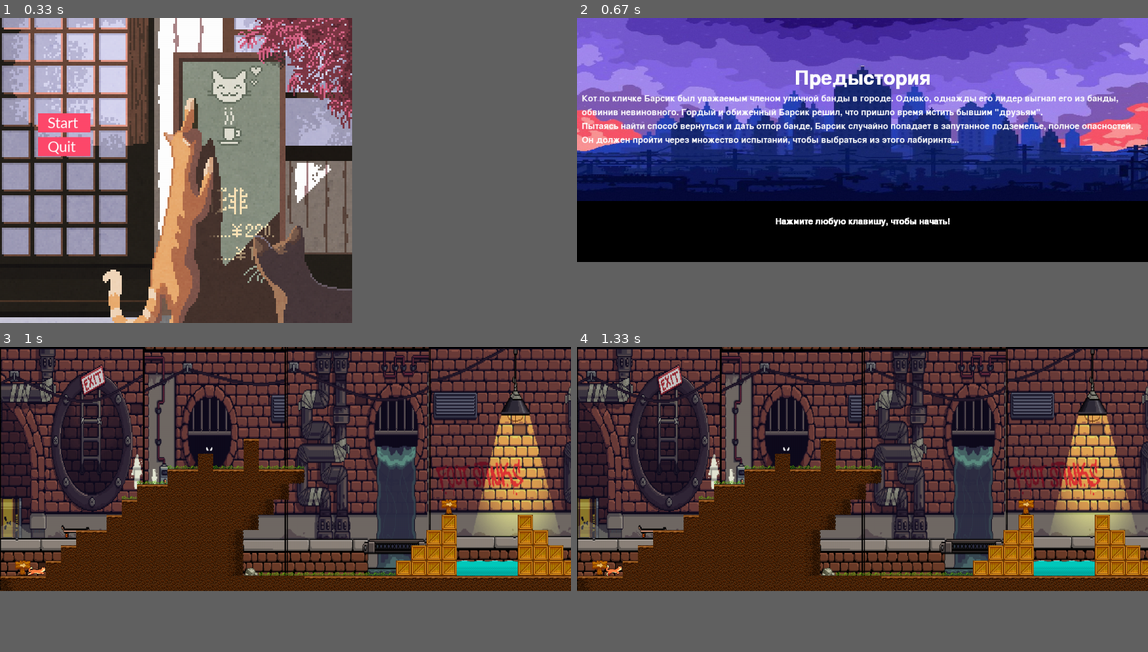
Above: before the commit, frames 1-4 (two rows, left to right).
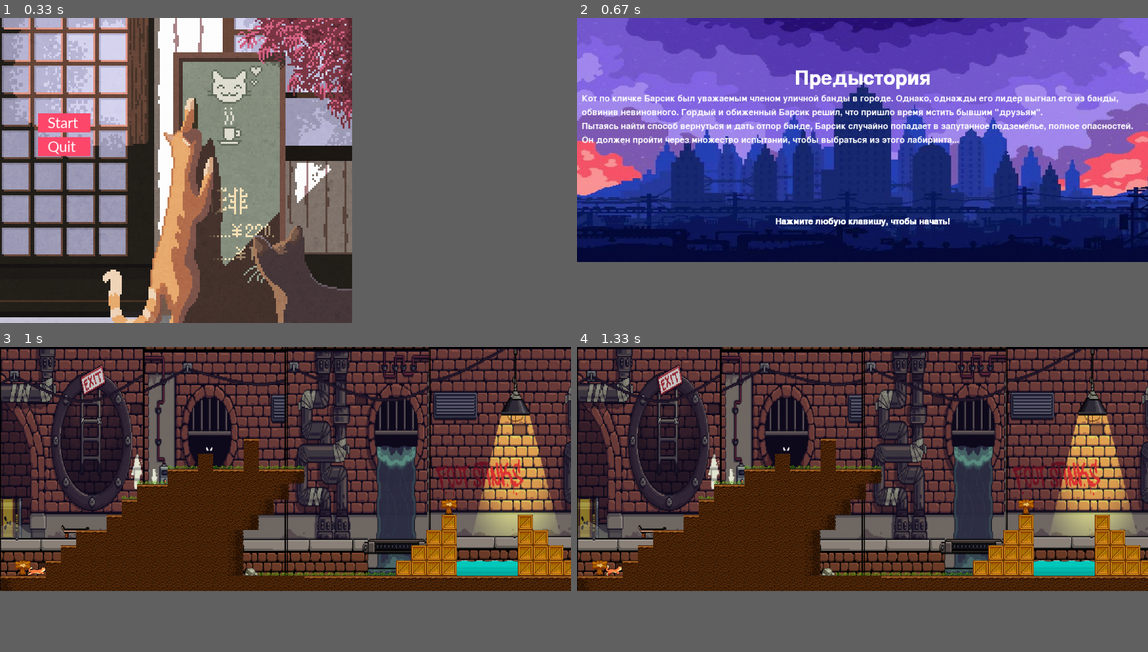
Above: after the commit, the same moments.

Repository: dondaon/pygame2
Game: pygame game, started from menu.py
Same seed, same stepped clock (60 frames per second), same inputs: the game is played once before the commit and once after it.
Inputs (mouse positions are in pixels of both pictures, inside the frame that each line leads up to):
- Up to frame 1 (0.33 s): no input
- Up to frame 2 (0.67 s): click "Start" at 0.38 s
- Up to frame 3 (1 s): hold Right from 0.67 s (still down); move the mouse to (262, 481) at 0.7 s
- Up to frame 4 (1.33 s): release Right at 1.13 s; hold Right from 1.17 s (still down)

Frame 1 is identical in both runs. In frame 2, 51% of the frame differs, in the area x 0-100%, y 0-80%; in frame 3, nothing differs; in frame 4, nothing differs.

Commit message:
+enemies(crysa)

Diff:
--- a/intro.py
+++ b/intro.py
@@ -8,7 +8,7 @@
     clock = pygame.time.Clock()
     fps = 60
 
-    fon = pygame.transform.scale(pygame.image.load('intro.jpg'), (1200, 384))
+    fon = pygame.transform.scale(pygame.image.load('design/intro.jpg'), (1200, 512))
     screen.blit(fon, (0, 0))
     text = ['Кот по кличке Барсик был уважаемым членом уличной банды в городе. Однако, однажды его лидер выгнал его из банды,',
             'обвинив невиновного. Гордый и обиженный Барсик решил, что пришло время мстить бывшим "друзьям".',
--- a/level.py
+++ b/level.py
@@ -59,8 +59,8 @@
                             sprite_group.add(sprite)
 
                     elif t == 'en':
-                        if val == '50':
-                            sprite = Enemy(tile_size, x, y)
+                        if val == '50' or val == '51' or val == '52':
+                            sprite = Enemy(tile_size, x, y, val)
                             sprite_group.add(sprite)
 
                     elif t == 'non':
@@ -90,7 +90,7 @@
                     sprite = Player((x, y))
                     self.player.add(sprite)
                 if val == '90':
-                    hat_surface = pygame.image.load('hat.png').convert_alpha()
+                    hat_surface = pygame.image.load('design/hat.png').convert_alpha()
                     sprite = StaticTile(tile_size, x, y, hat_surface)
                     self.goal.add(sprite)
 
--- a/level1_data.csv
+++ b/level1_data.csv
@@ -12,5 +12,5 @@
 -1,-1,-1,-1,-1,-1,-1,0,4,4,4,4,4,4,4,4,5,-1,-1,-1,-1,-1,-1,-1,-1,-1,-1,-1,-1,12,-1,-1,-1,-1,12,-1,-1,-1,-1,-1,-1,-1,-1, …(307 unchanged characters)…
 -1,-1,-1,-1,-1,0,0,4,4,4,4,4,4,4,4,5,-1,-1,-1,-1,-1,-1,-1,-1,-1,-1,-1,-1,12,12,-1,-1,-1,-1,12,12,-1,-1,-1,-1,-1,-1,-1,- …(308 unchanged characters)…
 -1,-1,-1,-1,0,4,4,4,4,4,4,4,4,4,4,5,-1,-1,-1,-1,-1,-1,-1,-1,-1,-1,-1,12,12,12,-1,-1,-1,-1,12,12,12,-1,-1,-1,-1,-1,-1,-1 …(318 unchanged characters)…
-40,20,-1,0,4,4,4,4,4,4,4,4,4,4,4,5,13,14,14,14,14,14,14,14,1 …(138 unchanged characters)… ,-1,-1,20,-1,-1,-1,-1,-1,-1,-1,-1,-1,-1,60,-1,-1,-1,-1,-1,-1,-1,-1,-1,-1,-1,-1,-1,-1,60,-1,-1,-1,-1,-1,-1,-1,-1,-1,-1,-1,-1,-1,-1,-1,-1,-1,-1,-1, …(89 unchanged characters)…
+40,20,-1,0,4,4,4,4,4,4,4,4,4,4,4,5,13,14,14,14,14,14,14,14,1 …(138 unchanged characters)… ,-1,-1,20,-1,-1,-1,-1,-1,-1,-1,-1,-1,-1,-1,-1,-1,-1,-1,-1,-1,-1,-1,-1,-1,60,-1,-1,-1,52,-1,-1,-1,-1,-1,60,-1,-1,-1,-1,-1,-1,-1,-1,-1,-1,-1,-1,-1, …(89 unchanged characters)…
 1,0,0,4,4,4,4,4,4,4,4,4,4,4,4,4,4,4,4,4,0,0,0,0,0,0,0,0,0,0,0,0,0,0,0,0,0,0,0,0,0,0,0,0,0,0,0,0,0,0,0,10,10,10,10,0,0,0 …(187 unchanged characters)…
--- a/main.py
+++ b/main.py
@@ -22,7 +22,7 @@
         self.level.run()
 
 
-levels = {0: 'image.png', 1: 'природаа.jpg'}
+levels = {0: 'design/image.png', 1: 'design/природаа.jpg'}
 
 
 def main(a):
--- a/menu.py
+++ b/menu.py
@@ -5,7 +5,7 @@
 res = (740, 640)
 screen = pygame.display.set_mode(res)
 
-fn = pygame.image.load("cat/menu_fon.png")
+fn = pygame.image.load("design/menu_fon.png")
 screen.blit(fn, (0, 0))
 color = (255, 255, 255)
 color_light = (237, 140, 156)  # светлая тема для кнопки
--- a/monsters.py
+++ b/monsters.py
@@ -38,8 +38,8 @@
 
 
 class Enemy(AnimatedTile):
-    def __init__(self, size, x, y):
-        super().__init__(size, x, y, 'enemy/run')
+    def __init__(self, size, x, y, o):
+        super().__init__(size, x, y, f'enemy/{o}')
         self.rect.y += size - self.image.get_size()[1]
         self.speed = randint(3, 5)
 
Renamed: hat.png -> design/hat.png
Renamed: image.png -> design/image.png
Renamed: intro.jpg -> design/intro.jpg
Renamed: cat/menu_fon.png -> design/menu_fon.png
Renamed: output_348845950_0.jpg -> design/output_348845950_0.jpg
Renamed: enemy/run/Walk (1).png -> enemy/50/Walk (1).png
Renamed: enemy/run/Walk (2).png -> enemy/50/Walk (2).png
Renamed: enemy/run/Walk (3).png -> enemy/50/Walk (3).png
Renamed: enemy/run/Walk (4).png -> enemy/50/Walk (4).png
Renamed: enemy/run/Walk (5).png -> enemy/50/Walk (5).png
Renamed: enemy/run/Walk.png -> enemy/50/Walk.png
Renamed: enemy/Walk catenemy(4).png -> enemy/51/Walk catenemy(4).png
(and 9 more such lines)
